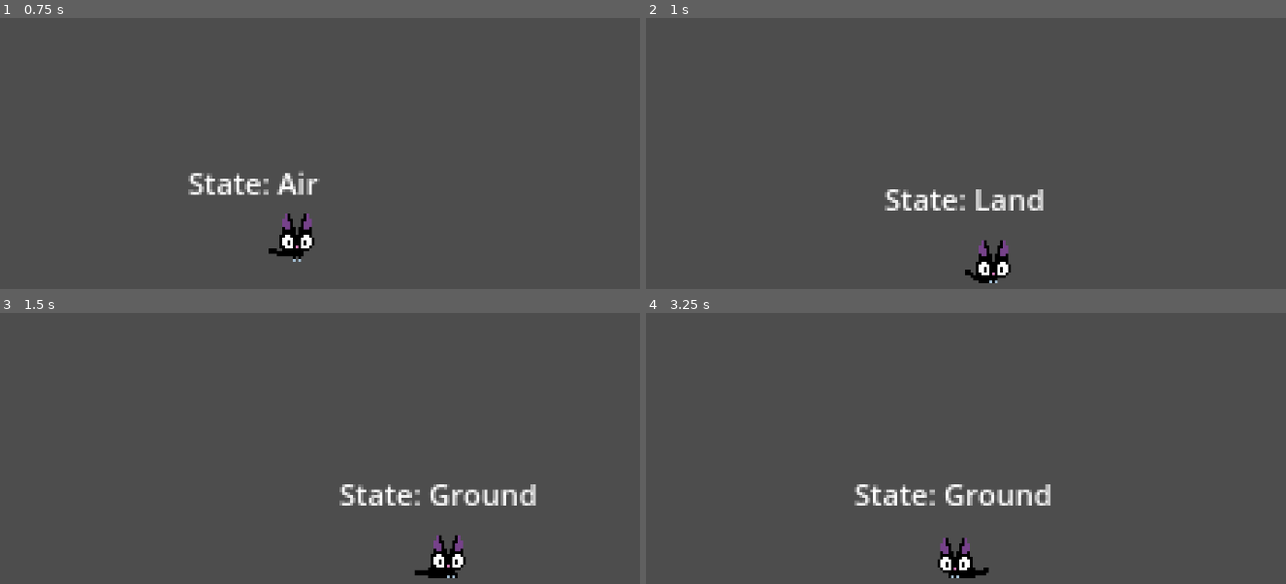
Above: before the commit, frames 1-4 (two rows, left to right).
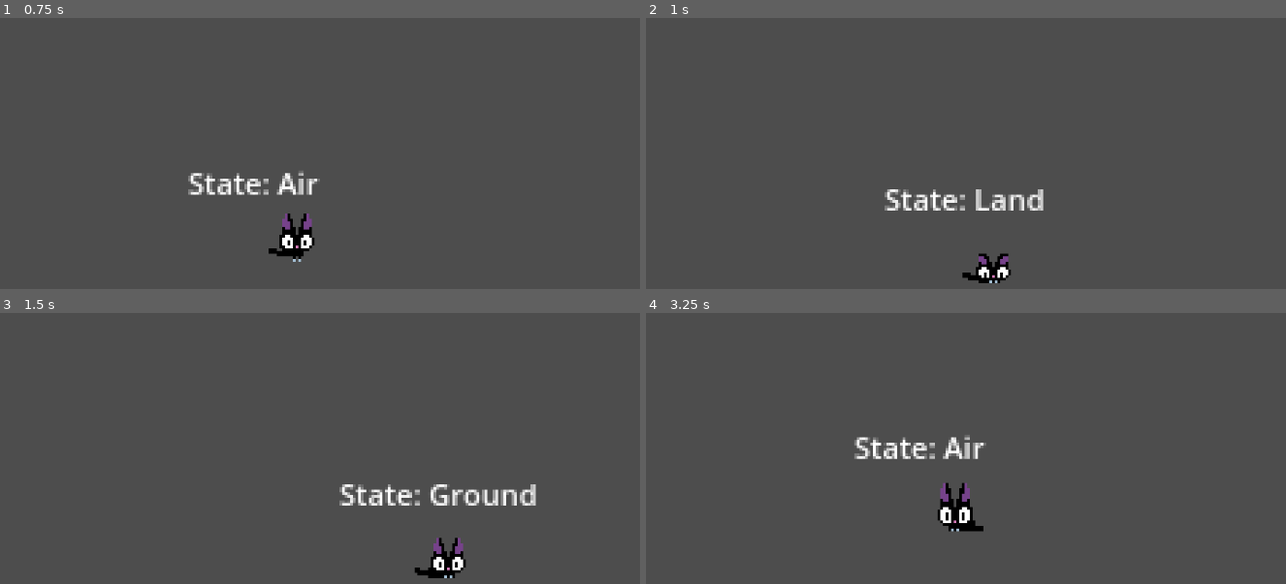
Above: after the commit, the same moments.

Repository: jebef/jimmy-mac
Game: Godot game, scene res://scenes/main.tscn
The game is run twice, just before and just after one commit, with the same random seed, the same clock (stepped at 60 frames per second) and the same inputs.
Inputs:
- Up to frame 1 (0.75 s): hold Right (right) from 0.53 s (still down)
- Up to frame 2 (1 s): keep holding Right (right); tap Space (jump) at 0.77 s
- Up to frame 3 (1.5 s): keep holding Right (right)
- Up to frame 4 (3.25 s): tap Space (jump) at 1.52, 3.02 s; release Right (right) at 2.03 s; hold Left (left) from 2.03 s (still down)

Frame 1 is identical in both runs. In frame 2, 0.5% of the frame differs, in the area x 49-57%, y 82-98%; in frame 3, 0.3%; in frame 4, 3.5%, in the area x 32-64%, y 45-98%.

Commit message:
Shortened landing animation

Diff:
--- a/scenes/player.tscn
+++ b/scenes/player.tscn
@@ -334,7 +334,7 @@
 
 [sub_resource type="Animation" id="Animation_l3l8i"]
 resource_name = "land"
-length = 0.6
+length = 0.5
 step = 0.1
 tracks/0/type = "value"
 tracks/0/imported = false
@@ -367,19 +367,19 @@
 tracks/2/interp = 1
 tracks/2/loop_wrap = true
 tracks/2/keys = {
-"times": PackedFloat32Array(0, 0.1, 0.2, 0.3, 0.4, 0.5),
-"transitions": PackedFloat32Array(1, 1, 1, 1, 1, 1),
-"update": 1,
-"values": [6, 6, 7, 8, 9, 10]
-}
-tracks/3/type = "value"
-tracks/3/imported = false
-tracks/3/enabled = true
-tracks/3/path = NodePath("CollisionShape2D:position")
-tracks/3/interp = 1
-tracks/3/loop_wrap = true
-tracks/3/keys = {
-"times": PackedFloat32Array(0, 0.2),
+"times": PackedFloat32Array(0, 0.1, 0.2, 0.3, 0.4),
+"transitions": PackedFloat32Array(1, 1, 1, 1, 1),
+"update": 1,
+"values": [6, 7, 8, 9, 10]
+}
+tracks/3/type = "value"
+tracks/3/imported = false
+tracks/3/enabled = true
+tracks/3/path = NodePath("CollisionShape2D:position")
+tracks/3/interp = 1
+tracks/3/loop_wrap = true
+tracks/3/keys = {
+"times": PackedFloat32Array(0, 0.1),
 "transitions": PackedFloat32Array(1, 1),
 "update": 0,
 "values": [Vector2(0, -7), Vector2(0, -5)]
@@ -543,6 +543,7 @@
 }
 
 [node name="AnimationTree" type="AnimationTree" parent="."]
+active = false
 tree_root = SubResource("AnimationNodeStateMachine_fjuae")
 anim_player = NodePath("../AnimationPlayer")
 parameters/Move/blend_position = 0
